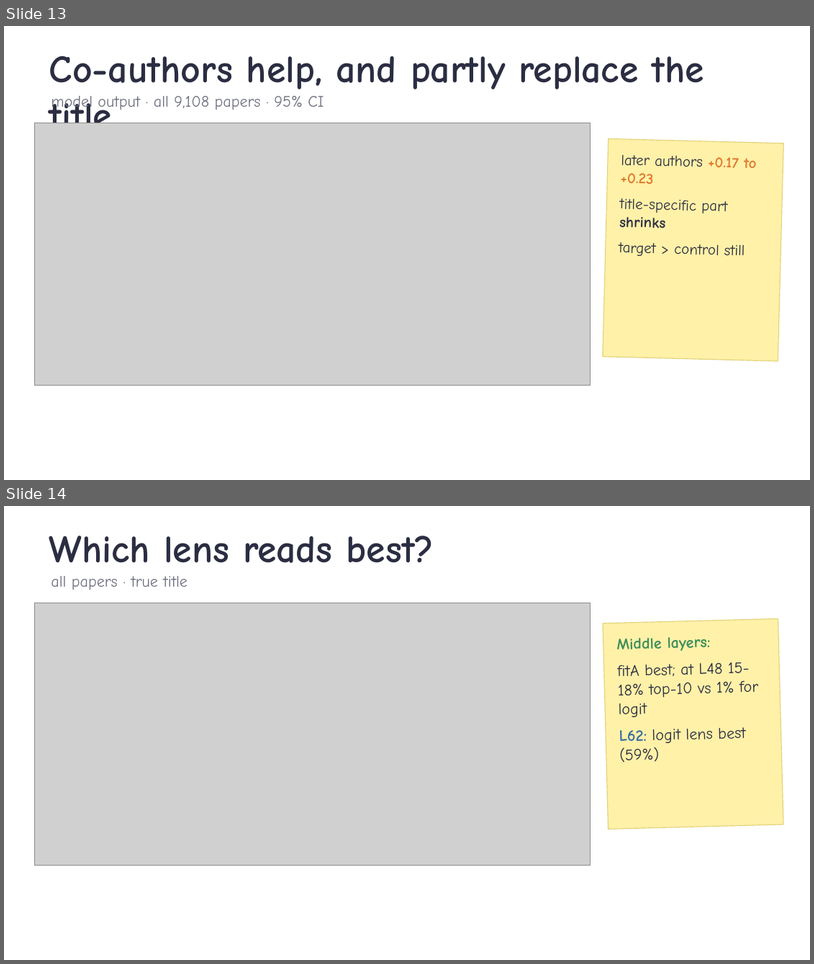
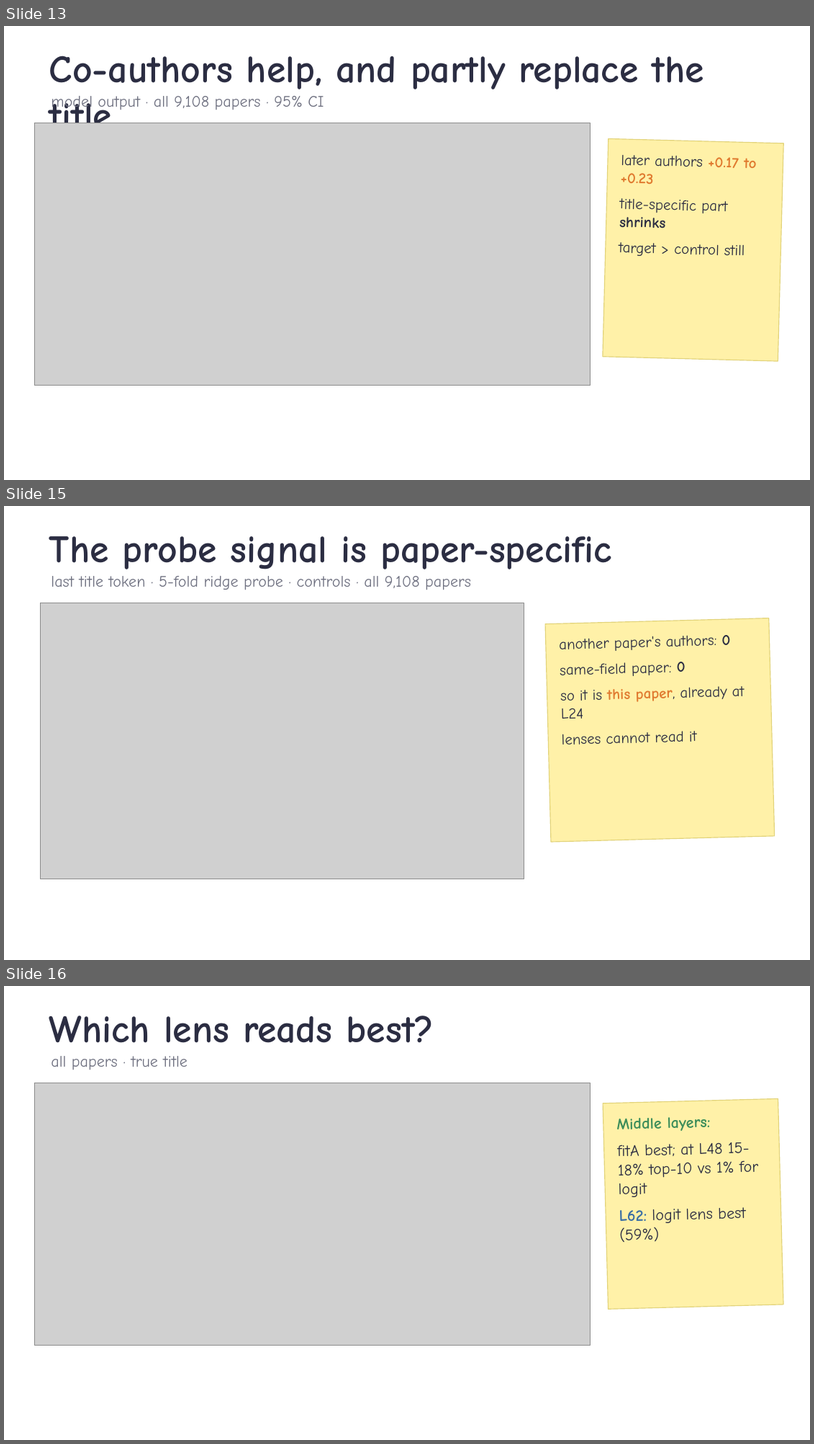
Before and after one commit to ZhiQ1/jlens-authorship-recall, a slide deck: experiment_files/351_stage10/reports/talk/Stage10_author_readout_talk.pptx. Shown one above the other, each under a label of ours: slides 13 and 14 before the commit, slides 13, 15 and 16 after it; the slides between them are not shown. The pictures are 814x964 and 814x1444 pixels, drawn with LibreOffice and Linux fonts; fonts in the diff are those of the drawing; grey boxes stand for pictures; background and template pictures are left out. Boxes give left, top, right and bottom in pixels: in the first picture for what was removed or moved away, otherwise in the second. Text is boxed around its words. In the diff, an @@ line names an element or a change of style, - is before the commit and + after.

Commit message:
Stage 12 code; name-prior analysis and probe controls; report and talk updated

```diff
--- a/experiment_files/351_stage10/reports/talk/Stage10_author_readout_talk.pptx
+++ b/experiment_files/351_stage10/reports/talk/Stage10_author_readout_talk.pptx
@@ slide 15 added at [4,506,810,960], background picture (left out) @@
@@ text added at [49,536,612,569], 46 pt, text #2B2D42, bold @@
+The probe signal is paper-specific
@@ text added at [51,576,471,590], 19 pt, text #6E7080 @@
+last title token · 5-fold ridge probe · controls · all 9,108 papers
@@ picture added at [40,602,525,879] @@
@@ rectangle added at [545,618,775,842], fill #FFF1A8, outline #E2D37A 1 pt, 18 pt, text #2B2D42 @@
+another paper's authors: 0
+same-field paper: 0
+so it is this paper, already at L24
+lenses cannot read it
@@ what was slide 14 is now slide 16 @@
```
Also in this commit, not shown: 2 slides changed, 1 other slide added, 25 other files.
